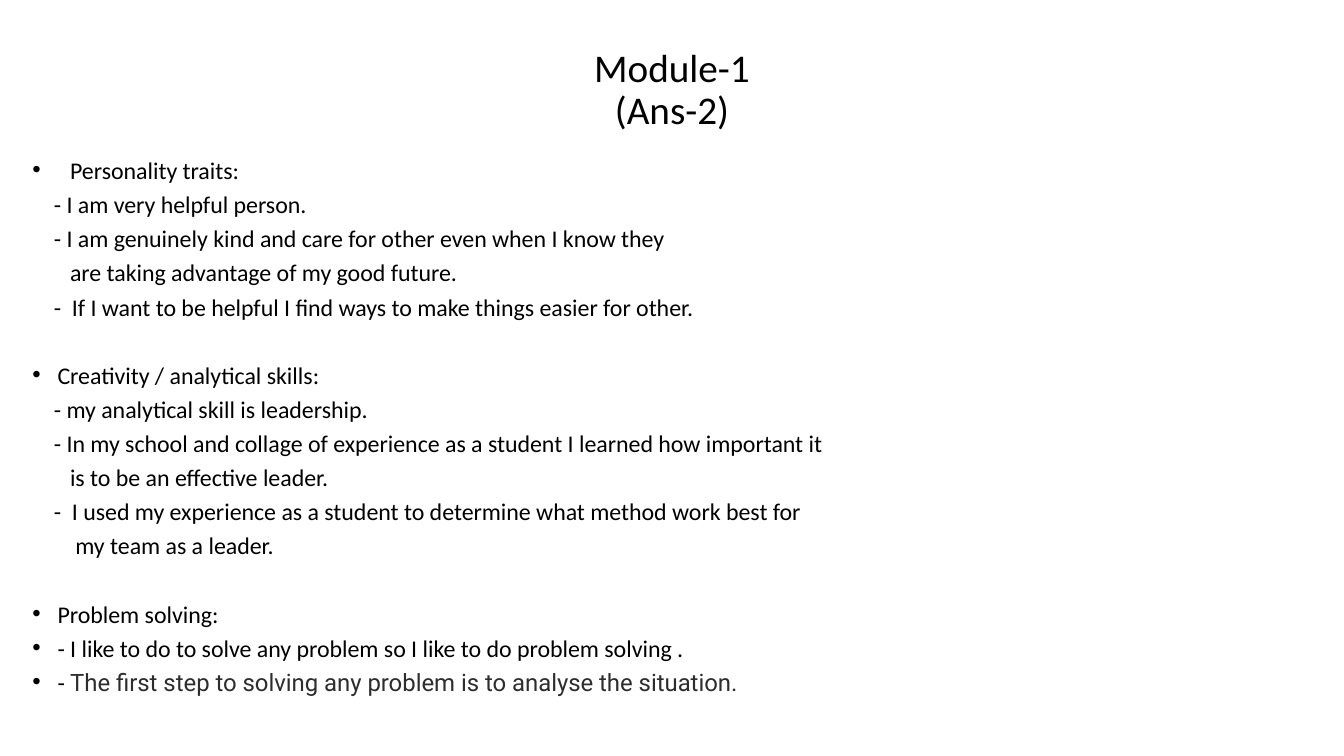
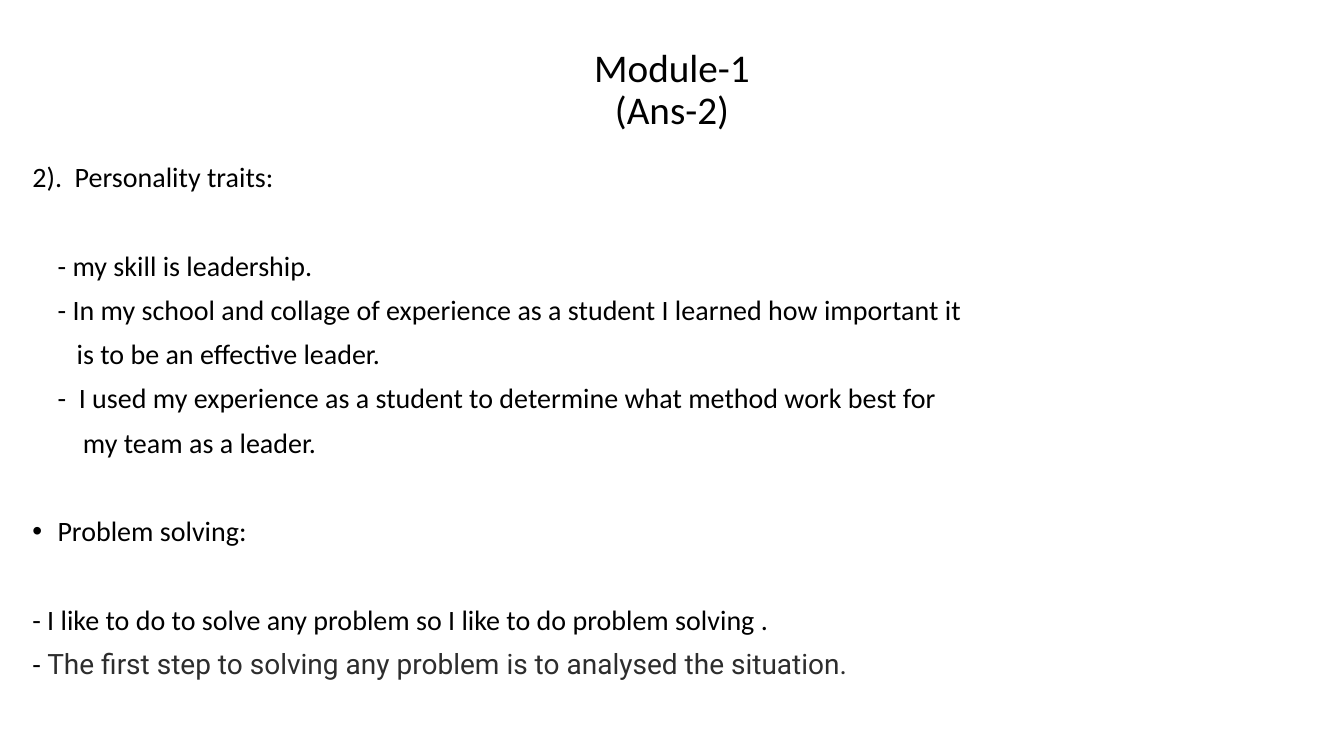
Before and after one commit to vidhibhanderi05/SS-module-1, a slide deck: slide 2 of ss module-1 assignment.pptx. Drawn at 1344x756 pixels with LibreOffice and Linux fonts; fonts in the diff are those of the drawing. Boxes give left, top, right and bottom in pixels: in the first picture for what was removed or moved away, otherwise in the second. Text is boxed around its words. In the diff, an @@ line names an element or a change of style, - is before the commit and + after.

```diff
--- a/ss module-1 assignment.pptx
+++ b/ss module-1 assignment.pptx
@@ text at (32,166,312,281): text changed; size 17.1 to 20 pt @@
-• Personality traits:
-- I am very helpful person.
-- I am genuinely kind and care for other even when I know they
-are taking advantage of my good future.
-- If I want to be helpful I find ways to make things easier for other.
-• Creativity / analytical skills:
-- my analytical skill is leadership.
+2). Personality traits:
+- my skill is leadership.
@@ text at (47,300,961,635): size 17.1 to 20 pt in "- In my school and collage of ...", "is to be an effective leader.", "- I used my experience as a ...", "my team as a leader." and 2 more places; line spacing 0.7 to 0.9; bullet • to none @@
@@ text at (47,652,847,680): text changed; size 17.1 to 20 pt @@
-• - The first step to solving any problem is to analyse the situation.
+- The first step to solving any problem is to analysed the situation.
```
Also in this commit, not shown: 2 other slides changed, 1 slide added.
